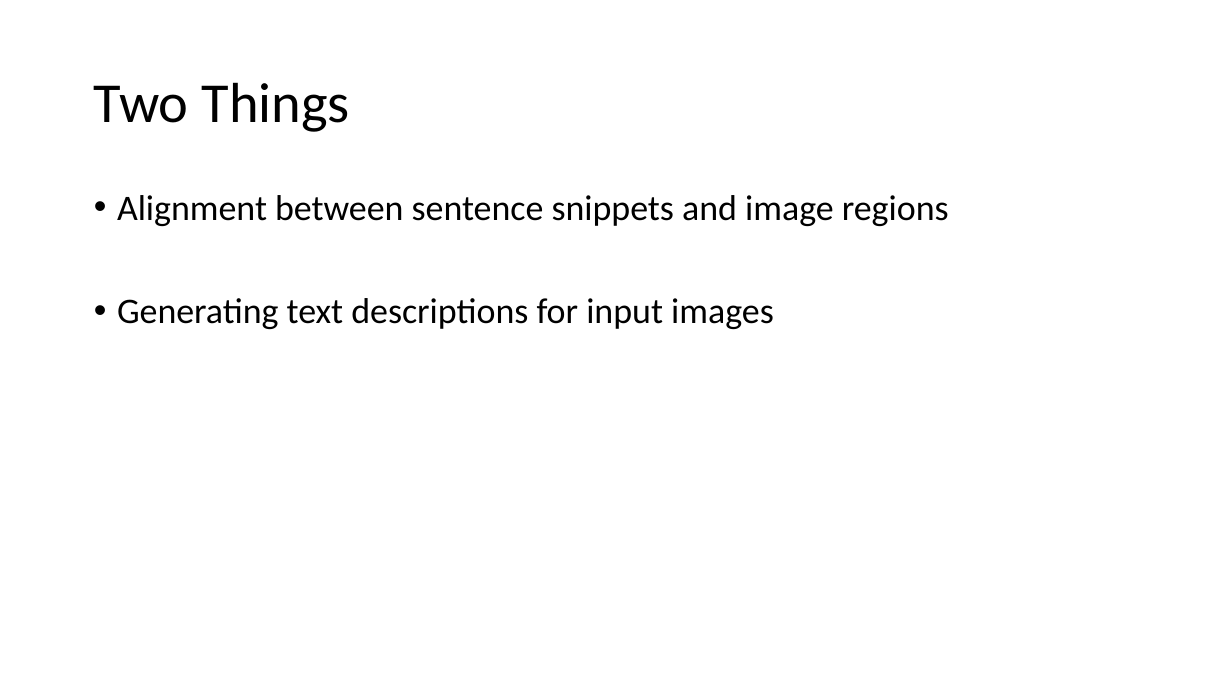
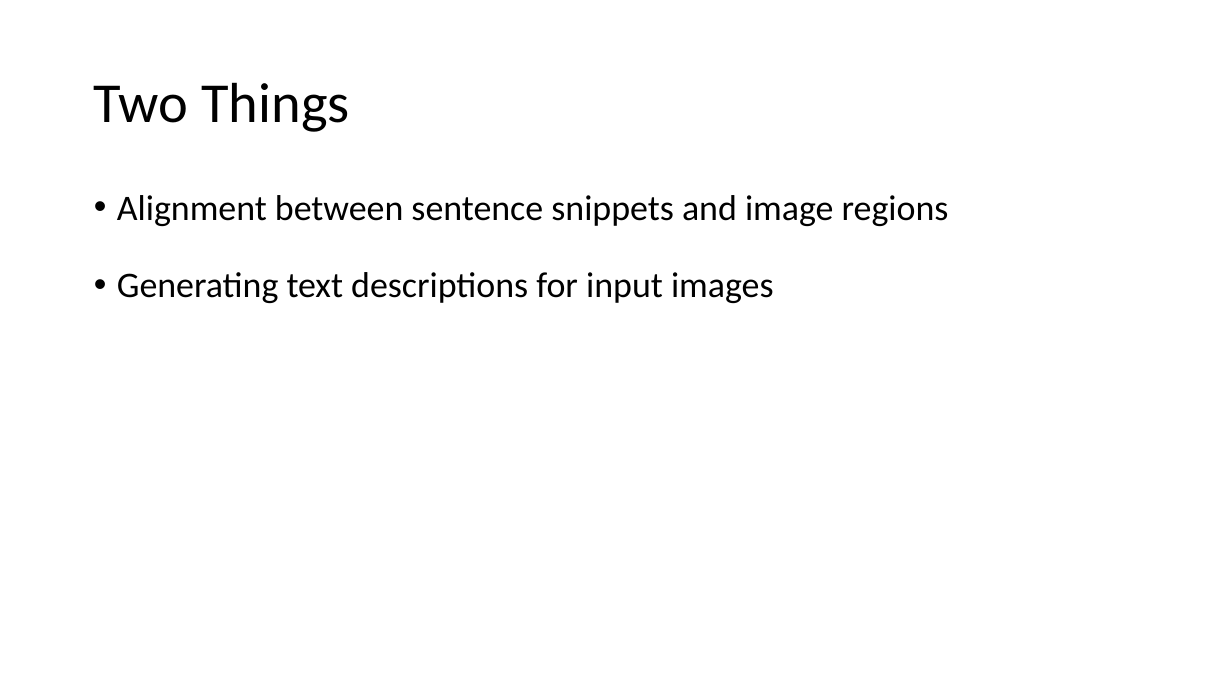
Before and after one commit to yysherlock/paper-notes, a slide deck: slide 2 of karpathy-cvpr2015.pptx. Drawn at 1232x693 pixels with LibreOffice and Linux fonts; fonts in the diff are those of the drawing. Boxes give left, top, right and bottom in pixels: in the first picture for what was removed or moved away, otherwise in the second. Text is boxed around its words. In the diff, an @@ line names an element or a change of style, - is before the commit and + after.

```diff
--- a/karpathy-cvpr2015.pptx
+++ b/karpathy-cvpr2015.pptx
@@ text "Alignment between sentence snippets and ..." at <box>117,195,949,303</box>: less space between paragraphs @@
```
Also in this commit, not shown: 2 other slides changed, 2 slides added, 1 slide removed, 1 other file.
